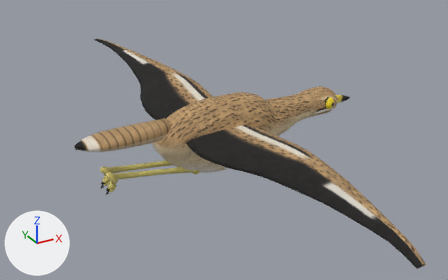
The glTF model assets_src/birds/curlew_flight.glb as it was, and as the next commit left it.
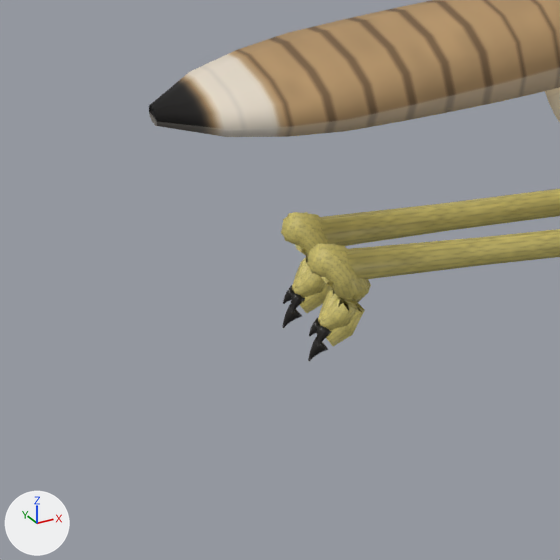
Old and new are each drawn whole from a camera (50 mm lens) standing at (-0.281, -0.695, 0.329) and looking at (0.101, -0.001, -0.018) and again close up on the part from 10% to 35% of the width and 45% to 84% of the height. Arrows for +X, +Y and +Z are at lower left; the lights stay in place. The older version's two pictures come first. Where no turn or scale is listed for an object, it has been applied to the vertices. Vertices at exactly the same position are counted once.

In view in the first close-up: 'curlew_body'.
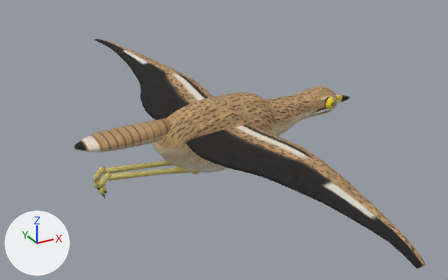
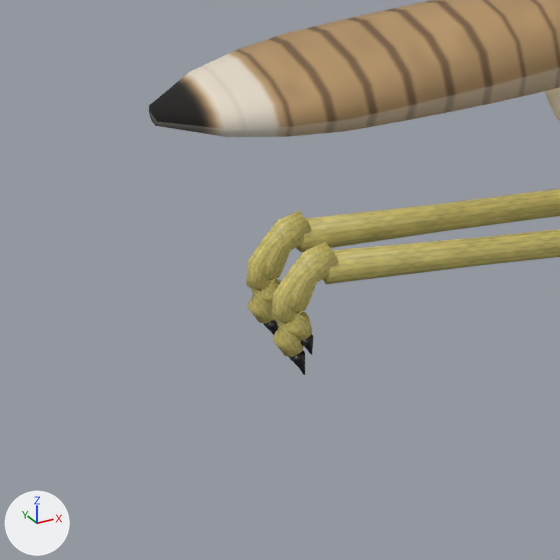
The change, as a diff of the scene's bpy script:
```diff
--- a/assets_src/birds/curlew_flight.glb.py
+++ b/assets_src/birds/curlew_flight.glb.py
@@ me_curlew_body @@
 me_curlew_body.from_pydata(...)  # 2762 vertices, 5420 faces; spans x -0.106..0.322, y -0.408..0.408, z -0.061..0.045
 # used by ob_curlew_body; location = (0.0, 0.0, 0.0)
+# me_curlew_body part 1: the loose piece of 32 vertices spanning x -0.076..-0.071, y 0.008..0.012, z -0.055..-0.049 is multiplied about its middle by the matrix ((-0.927, 0.0, 0.535), (0.0, -1.07, 0.0), (0.535, 0.0, 0.927)), then moved by (-0.005, 0.0, -0.002)
+# me_curlew_body part 2: the loose piece of 32 vertices spanning x -0.075..-0.07, y 0.01..0.013, z -0.05..-0.045 is multiplied about its middle by the matrix ((-0.837, 0.401, 0.533), (-0.504, -0.94, -0.084), (0.436, -0.317, 0.924)), then moved by (-0.004, 0.0, -0.002)
+# me_curlew_body part 3: the loose piece of 32 vertices spanning x -0.075..-0.07, y 0.007..0.01, z -0.05..-0.045 is multiplied about its middle by the matrix ((-0.837, -0.401, 0.533), (0.504, -0.94, 0.084), (0.436, 0.317, 0.924)), then moved by (-0.004, 0.0, -0.002)
+# me_curlew_body part 4: the loose piece of 32 vertices spanning x -0.076..-0.071, y -0.012..-0.008, z -0.055..-0.049 is multiplied about its middle by the matrix ((-0.927, 0.0, 0.535), (0.0, -1.07, 0.0), (0.535, 0.0, 0.927)), then moved by (-0.005, 0.0, -0.002)
+# me_curlew_body part 5: the loose piece of 32 vertices spanning x -0.075..-0.07, y -0.013..-0.01, z -0.05..-0.045 is multiplied about its middle by the matrix ((-0.837, -0.401, 0.533), (0.504, -0.94, 0.084), (0.436, 0.317, 0.924)), then moved by (-0.004, 0.0, -0.002)
+# me_curlew_body part 6: the loose piece of 32 vertices spanning x -0.075..-0.07, y -0.01..-0.007, z -0.05..-0.045 is multiplied about its middle by the matrix ((-0.837, 0.401, 0.533), (-0.504, -0.94, -0.084), (0.436, -0.317, 0.924)), then moved by (-0.004, 0.0, -0.002)
+# me_curlew_body part 7: 264 of 2762 vertices moved; they spanned x -0.074..-0.059, y -0.017..0.017, z -0.052..-0.023 and now span x -0.085..-0.067, y -0.015..0.015, z -0.052..-0.023; mean shift (-0.008, 0.0, 0.001); largest move (-0.059, 0.01, -0.038) -> (-0.084, 0.01, -0.034)
 me_curlew_body.materials.append(mat_curlew)
```

Location of each change, [x1, y1, x2, y2] in pixels of the close-ups (560 x 560 px; the box of a moved part takes in the faces that stretch with it):
'curlew_body', reshaped
    before: [149, 0, 560, 361]
    after: [149, 0, 560, 375]
part 1 of me_curlew_body, moved or reshaped
    before: [282, 304, 302, 328]
    after: [263, 320, 279, 335]
part 2 of me_curlew_body, moved or reshaped (not visible afterwards)
    before: [283, 285, 294, 304]
part 3 of me_curlew_body, moved or reshaped (not visible afterwards)
    before: [291, 293, 305, 314]
part 4 of me_curlew_body, moved or reshaped
    before: [308, 337, 328, 361]
    after: [288, 350, 305, 375]
part 5 of me_curlew_body, moved or reshaped
    before: [317, 325, 331, 347]
    after: [301, 335, 314, 354]
part 6 of me_curlew_body, moved or reshaped (not visible afterwards)
    before: [309, 318, 321, 336]
part 7 of me_curlew_body, moved or reshaped
    before: [281, 212, 371, 346]
    after: [246, 211, 339, 357]
